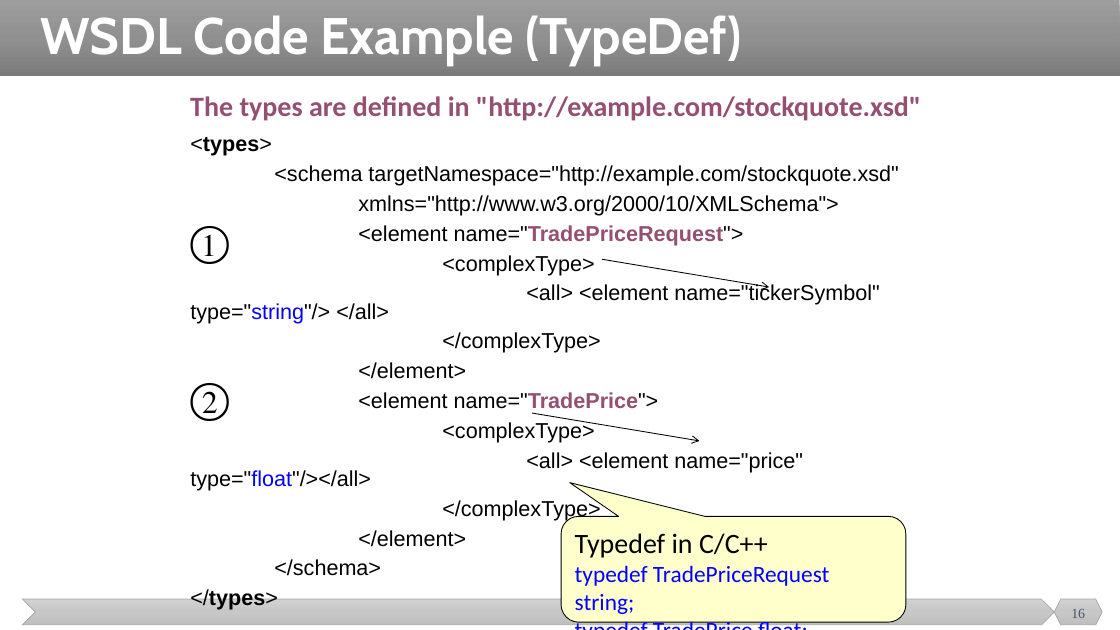
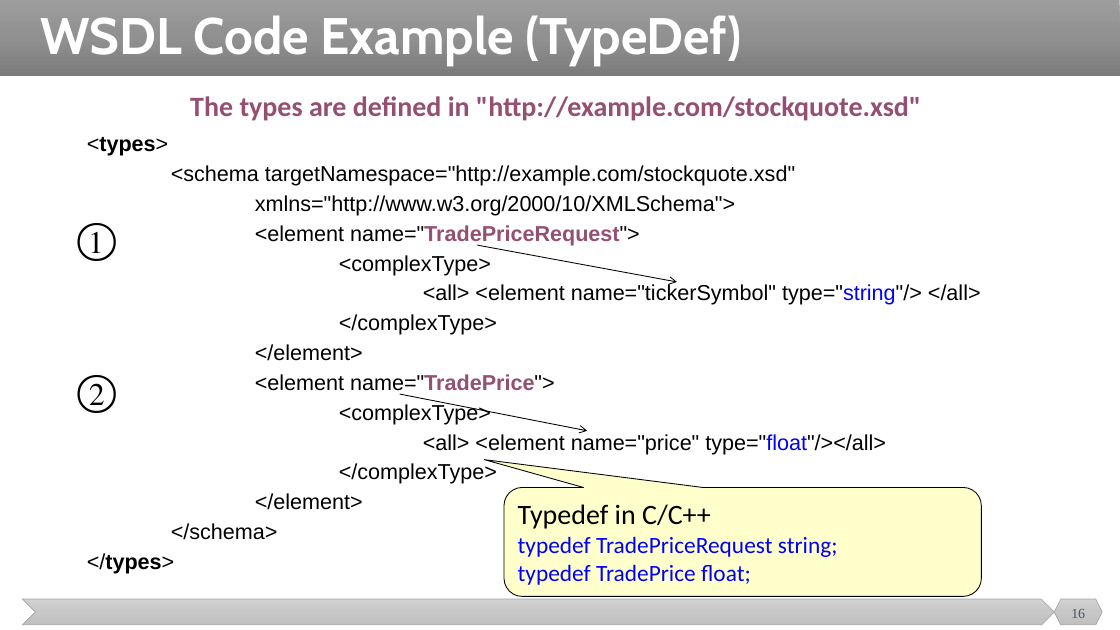
Before and after one commit to malenezi/malenezi, a slide deck: slide 16 of SE495/Lectures/5-SOA/Service-Oriented Software Development.pptx. Drawn at 1120x630 pixels with LibreOffice and Linux fonts; fonts in the diff are those of the drawing. Boxes give left, top, right and bottom in pixels: in the first picture for what was removed or moved away, otherwise in the second. Text is boxed around its words. In the diff, an @@ line names an element or a change of style, - is before the commit and + after.

```diff
--- a/SE495/Lectures/5-SOA/Service-Oriented Software Development.pptx
+++ b/SE495/Lectures/5-SOA/Service-Oriented Software Development.pptx
@@ text "<types>" rewrapped from (x1=190, y1=137, x2=898, y2=610) to (x1=87, y1=137, x2=981, y2=574) @@
@@ text "①" moved from (x1=190, y1=226, x2=229, y2=264) to (x1=77, y1=223, x2=116, y2=261) @@
@@ arrow moved from (602, 260) - (770, 287) to (477, 245) - (677, 282) @@
@@ text "②" moved from (x1=190, y1=383, x2=229, y2=421) to (x1=77, y1=375, x2=116, y2=413) @@
@@ arrow moved from (533, 413) - (700, 441) to (400, 394) - (587, 431) @@
@@ rounded speech box "Typedef in C/C++" resized from (x1=561, y1=517, x2=907, y2=623) to (x1=504, y1=487, x2=981, y2=597) @@
@@ rounded speech box "Typedef in C/C++" at (x1=504, y1=487, x2=981, y2=597): proportions changed @@
```
Also in this commit, not shown: 20 other slides changed, 6 other files.
